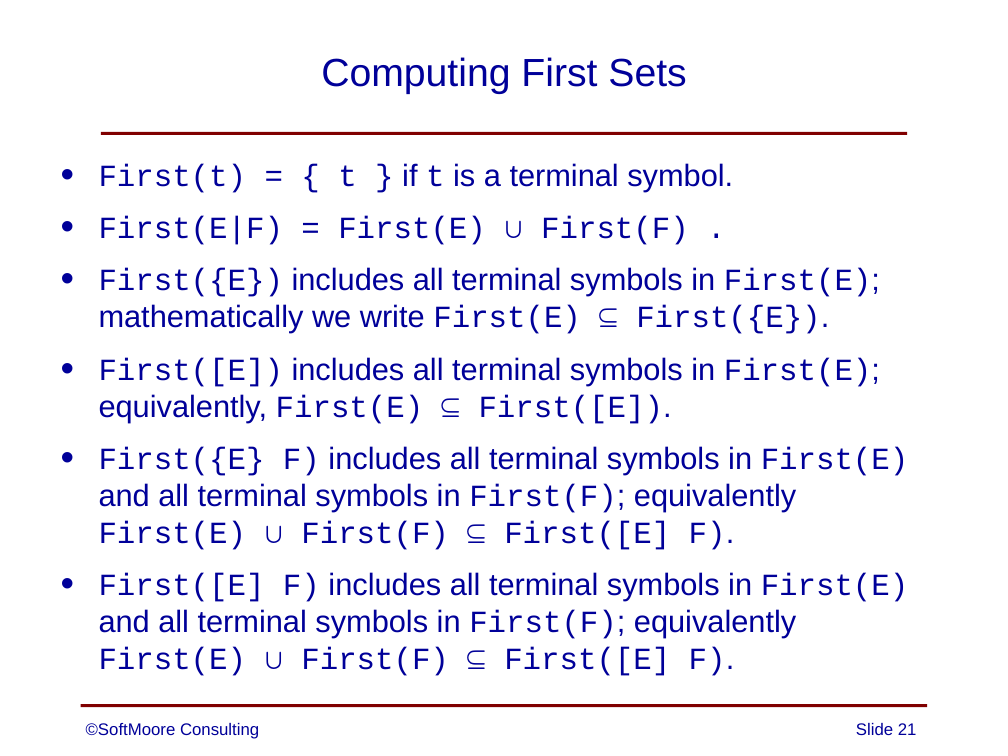
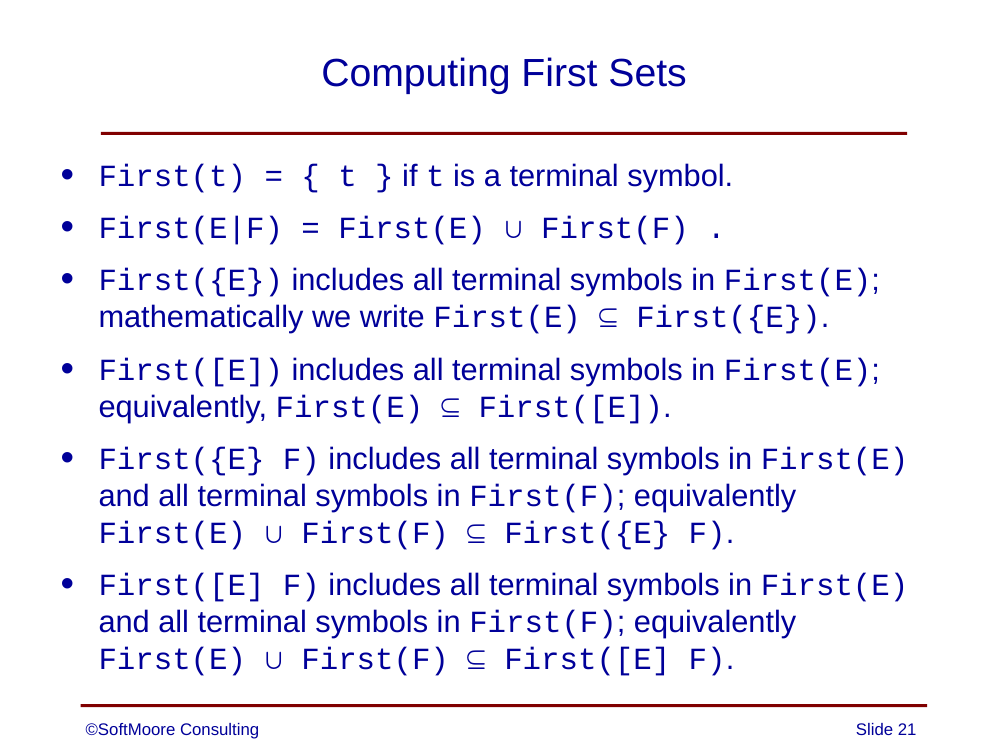
Before and after one commit to SoftMoore/CPRL-Kt-2nd, a slide deck: slide 21 of PowerPoints/06 - Syntax Analysis.pptx. Drawn at 1008x756 pixels with LibreOffice and Linux fonts; fonts in the diff are those of the drawing. Boxes give left, top, right and bottom in pixels: in the first picture for what was removed or moved away, otherwise in the second. Text is boxed around its words. In the diff, an @@ line names an element or a change of style, - is before the commit and + after.

```diff
--- a/PowerPoints/06 - Syntax Analysis.pptx
+++ b/PowerPoints/06 - Syntax Analysis.pptx
@@ text at box(99, 446, 909, 550): text changed @@
-• First({E} F) includes all terminal symbols in First(E) and all terminal symbols in First(F); equivalently
-  First(E) ∪ First(F) ⊆ First([E] F).
+• First({E} F) includes all terminal symbols in First(E) and all terminal symbols in First(F); equivalently
+  First(E) ∪ First(F) ⊆ First({E} F).
```
Also in this commit, not shown: 2 other slides changed.
